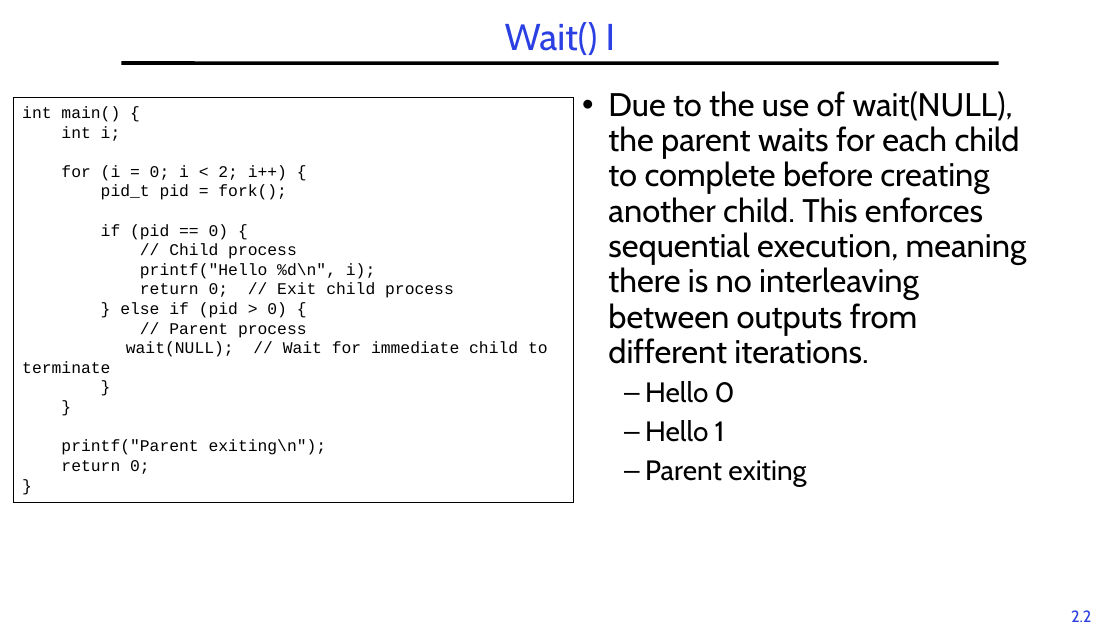
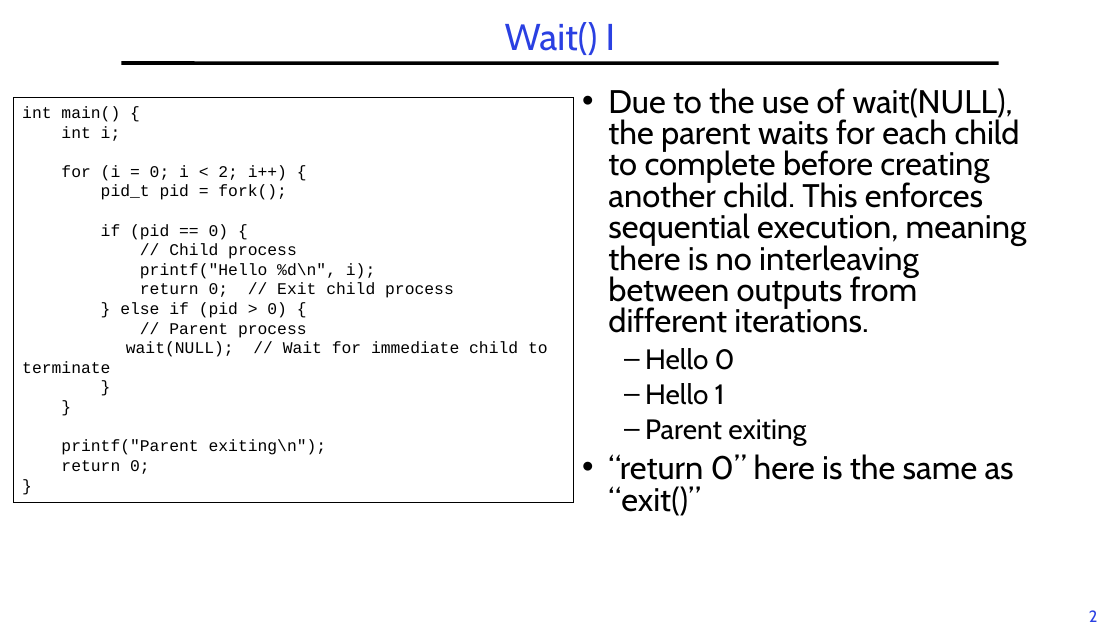
Before and after one commit to guhofstra/CSC256Fa25, a slide deck: slide 2 of PPTs/L2-Exercises ANS.pptx. Drawn at 1120x630 pixels with LibreOffice and Linux fonts; fonts in the diff are those of the drawing. Boxes give left, top, right and bottom in pixels: in the first picture for what was removed or moved away, otherwise in the second. Text is boxed around its words. In the diff, an @@ line names an element or a change of style, - is before the commit and + after.

```diff
--- a/PPTs/L2-Exercises ANS.pptx
+++ b/PPTs/L2-Exercises ANS.pptx
@@ text at (x1=608, y1=88, x2=1027, y2=446): line spacing 0.9 to 0.8 @@
@@ text at (x1=608, y1=454, x2=1014, y2=516): paragraph added @@
+• “return 0” here is the same as “exit()”
@@ page number at (x1=1089, y1=610, x2=1098, y2=622): text changed @@
-2.2
+2
```
Also in this commit, not shown: 3 other slides changed, 2 slides added, 1 slide removed, 2 other files.
